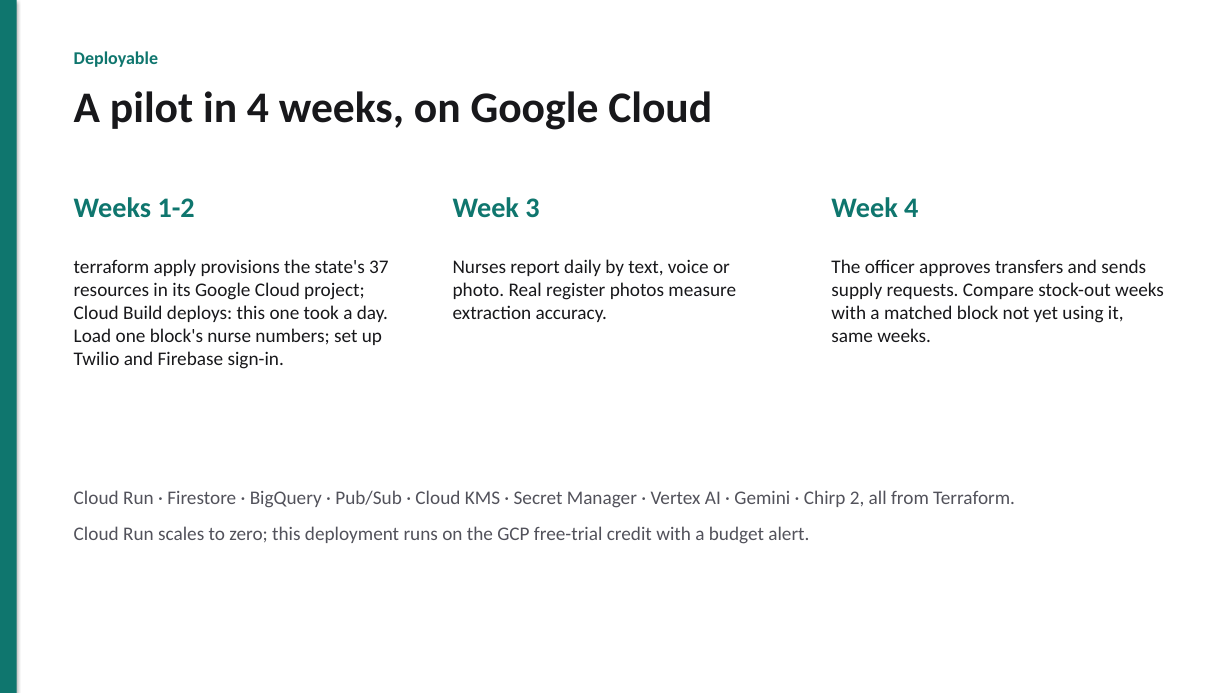
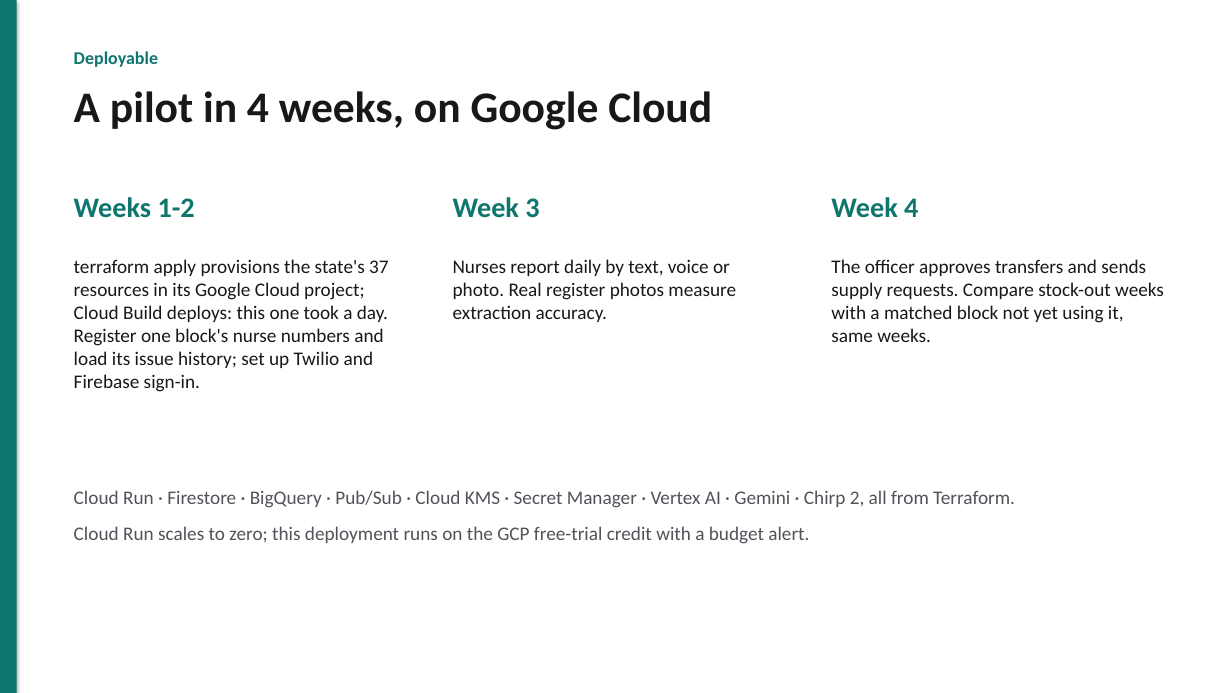
Before and after one commit to akshat333-debug/AushadhiNet, a slide deck: slide 11 of docs/pitch/AushadhiNet-pitch.pptx. Drawn at 1232x693 pixels with LibreOffice and Linux fonts; fonts in the diff are those of the drawing. Boxes give left, top, right and bottom in pixels: in the first picture for what was removed or moved away, otherwise in the second. Text is boxed around its words. In the diff, an @@ line names an element or a change of style, - is before the commit and + after.

```diff
--- a/docs/pitch/AushadhiNet-pitch.pptx
+++ b/docs/pitch/AushadhiNet-pitch.pptx
@@ text at [74, 259, 388, 392]: text changed @@
-terraform apply provisions the state's 37 resources in its Google Cloud project; Cloud Build deploys: this one took a day. Load one block's nurse numbers; set up Twilio and Firebase sign-in.
+terraform apply provisions the state's 37 resources in its Google Cloud project; Cloud Build deploys: this one took a day. Register one block's nurse numbers and load its issue history; set up Twilio and Firebase sign-in.
```
Also in this commit, not shown: 4 other slides changed, 57 other files.
